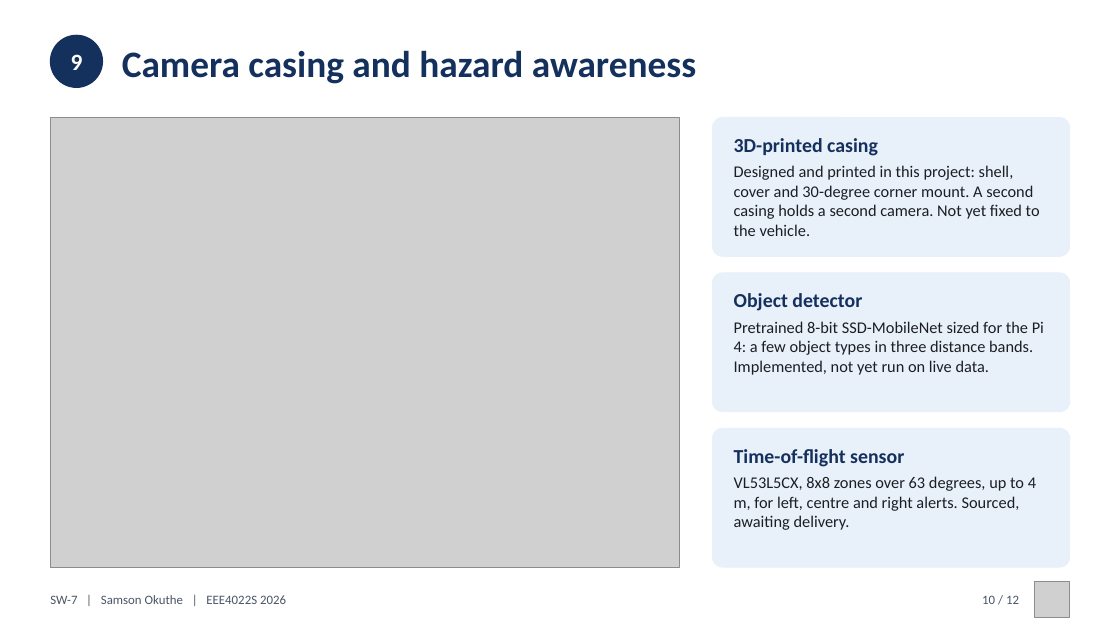
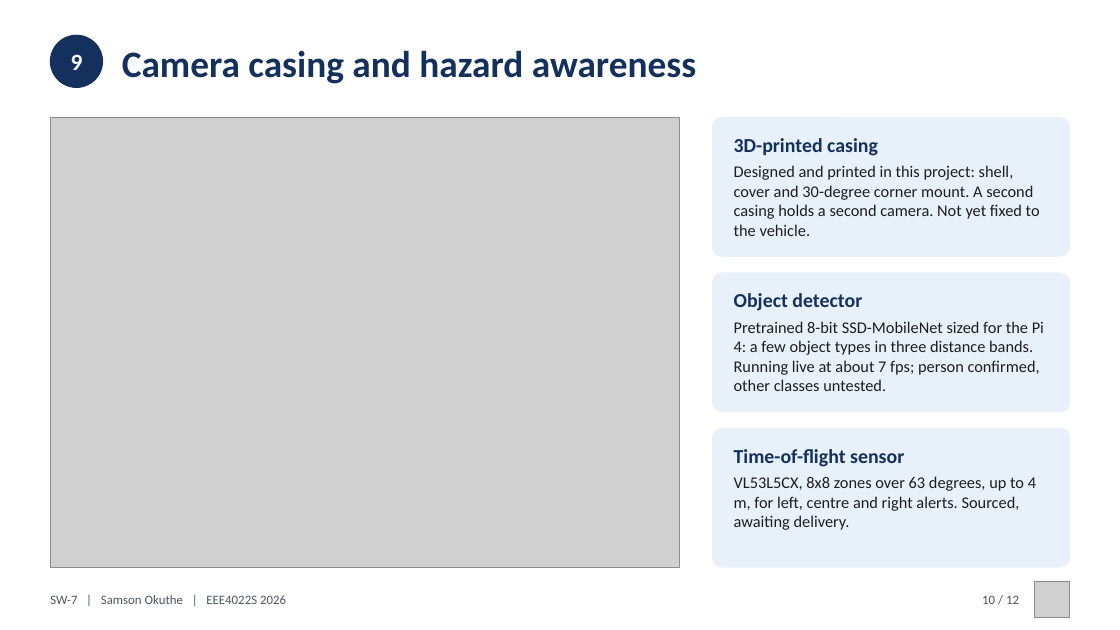
Before and after one commit to 0geder/Tukzie-HPEC-HUD, a slide deck: slide 10 of Presentation/SW7_Final_Presentation.pptx. Drawn at 1120x630 pixels with LibreOffice and Linux fonts; fonts in the diff are those of the drawing; grey boxes stand for pictures. Boxes give left, top, right and bottom in pixels: in the first picture for what was removed or moved away, otherwise in the second. Text is boxed around its words. In the diff, an @@ line names an element or a change of style, - is before the commit and + after.

```diff
--- a/Presentation/SW7_Final_Presentation.pptx
+++ b/Presentation/SW7_Final_Presentation.pptx
@@ text at (734,321,1044,391): text changed @@
-Pretrained 8-bit SSD-MobileNet sized for the Pi 4: a few object types in three distance bands. Implemented, not yet run on live data.
+Pretrained 8-bit SSD-MobileNet sized for the Pi 4: a few object types in three distance bands. Running live at about 7 fps; person confirmed, other classes untested.
```
Also in this commit, not shown: 1 other slide changed, 7 other files.
